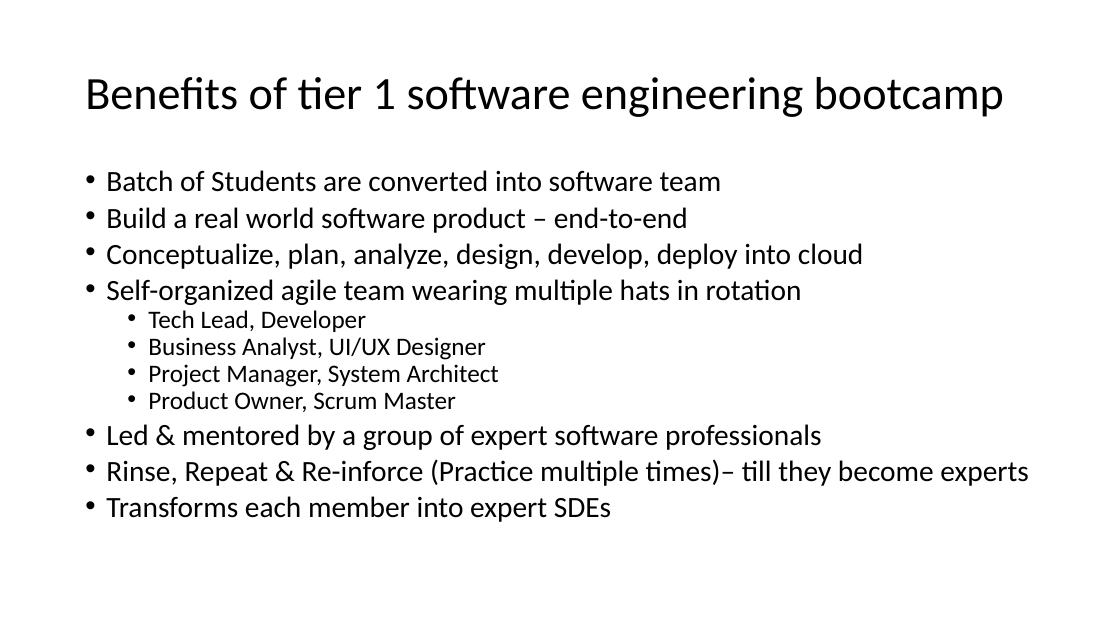
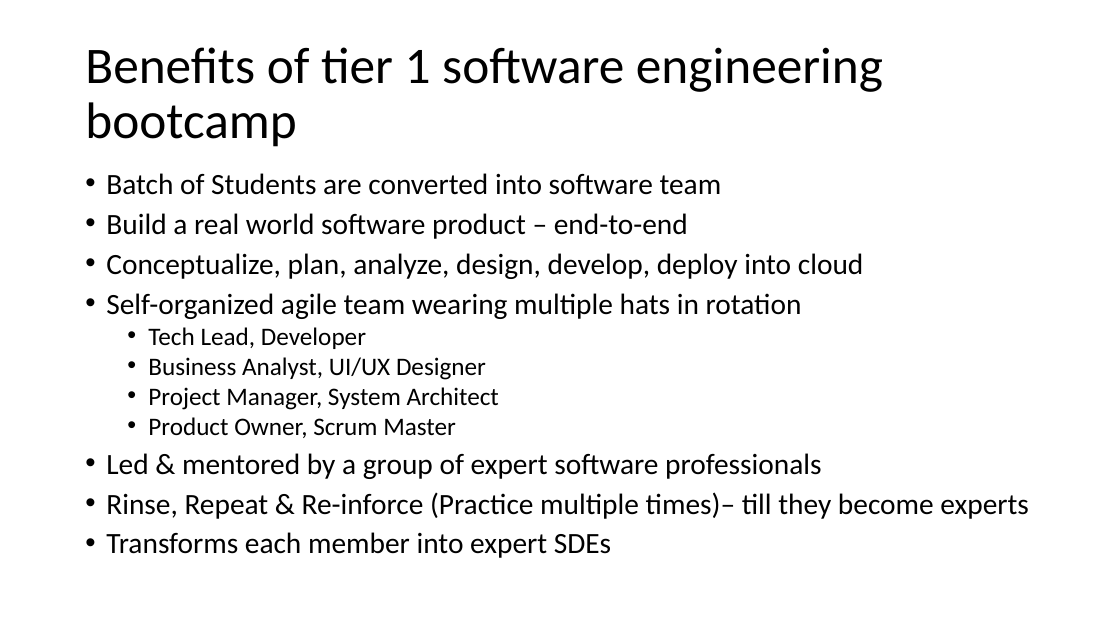
Before and after one commit to AitrichAcademyMeanStack/personal-finance-manager-workshop-ppts, a slide deck: slide 17 of Workshop-conclusion/MEAN Stack Conclusion.pptx. Drawn at 1120x630 pixels with LibreOffice and Linux fonts; fonts in the diff are those of the drawing. Boxes give left, top, right and bottom in pixels: in the first picture for what was removed or moved away, otherwise in the second. Text is boxed around its words. In the diff, an @@ line names an element or a change of style, - is before the commit and + after.

```diff
--- a/Workshop-conclusion/MEAN Stack Conclusion.pptx
+++ b/Workshop-conclusion/MEAN Stack Conclusion.pptx
@@ title "Benefits of tier 1 software ..." at [85,47,883,147]: size 39.6 to 44 pt @@
@@ text "Batch of Students are converted ..." at [106,173,1029,558]: line spacing 0.7 to 0.8 @@
```
Also in this commit, not shown: 8 other slides changed, 1 other file.
